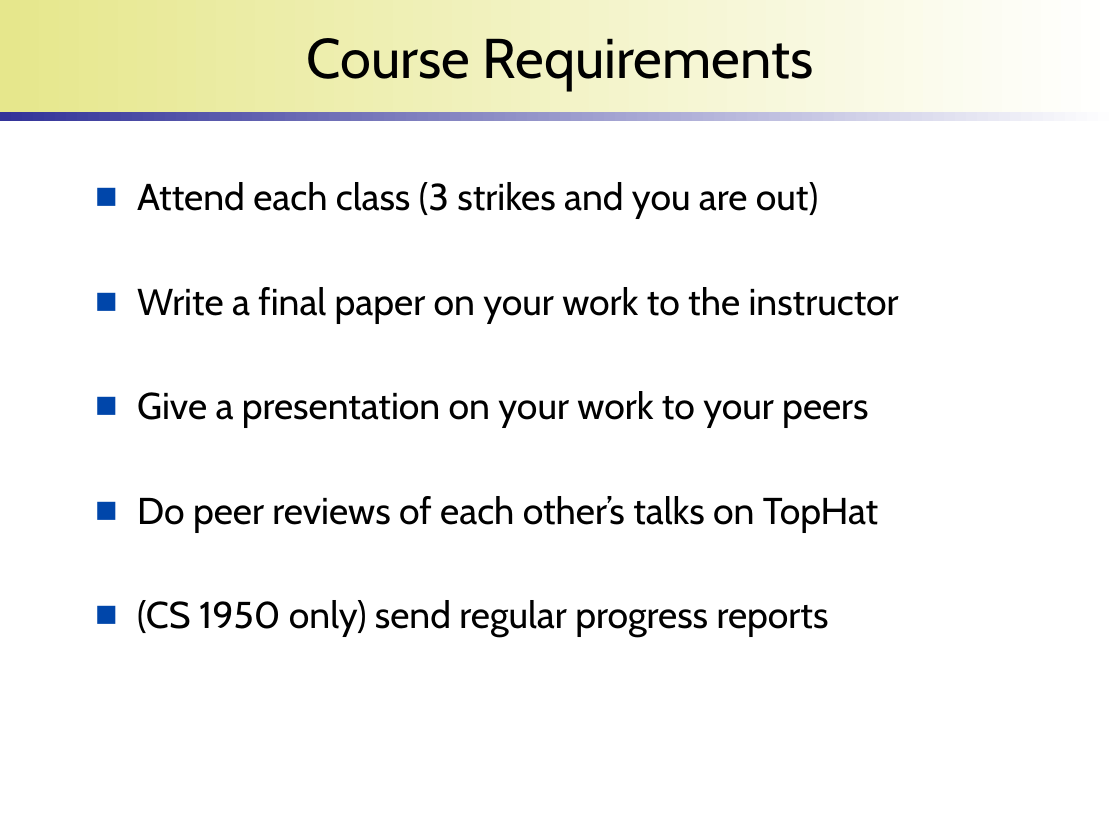
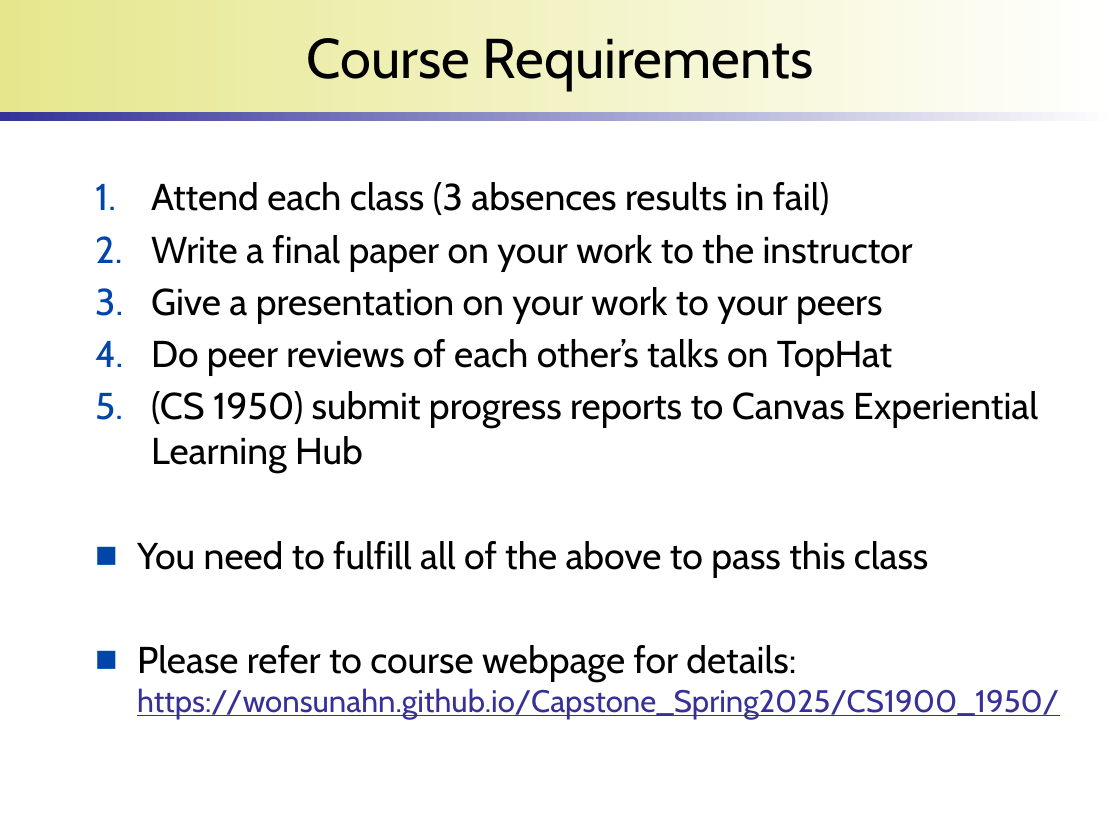
Before and after one commit to wonsunahn/Capstone_Spring2025, a slide deck: slide 3 of lectures/introduction-internship.pptx. Drawn at 1120x840 pixels with LibreOffice and Linux fonts; fonts in the diff are those of the drawing; background and template pictures are left out. Boxes give left, top, right and bottom in pixels: in the first picture for what was removed or moved away, otherwise in the second. Text is boxed around its words. In the diff, an @@ line names an element or a change of style, - is before the commit and + after.

Commit message:
Updates for Spring 2025

```diff
--- a/lectures/introduction-internship.pptx
+++ b/lectures/introduction-internship.pptx
@@ text at <box>151,182,830,215</box>: text changed @@
-■ Attend each class (3 strikes and you are out)
+1. Attend each class (3 absences results in fail)
@@ text at <box>151,235,913,376</box>: bullet ■ to 1. @@
@@ text at <box>137,391,1059,719</box>: text changed @@
-■ (CS 1950 only) send regular progress reports
+5. (CS 1950) submit progress reports to Canvas Experiential Learning Hub
+■ You need to fulfill all of the above to pass this class
+■ Please refer to course webpage for details:
+  https://wonsunahn.github.io/Capstone_Spring2025/CS1900_1950/
```
Also in this commit, not shown: 2 other slides changed, 1 other file.
